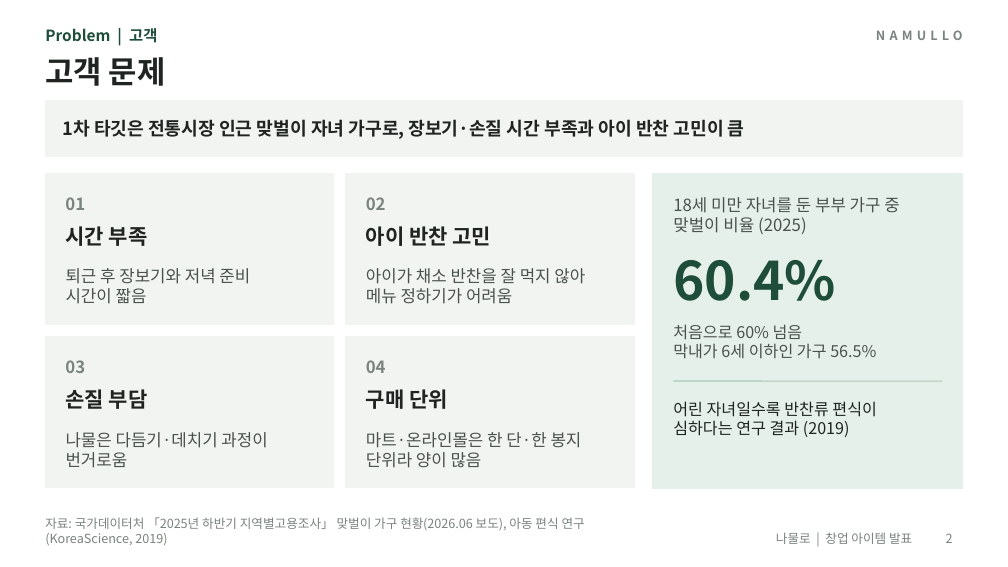
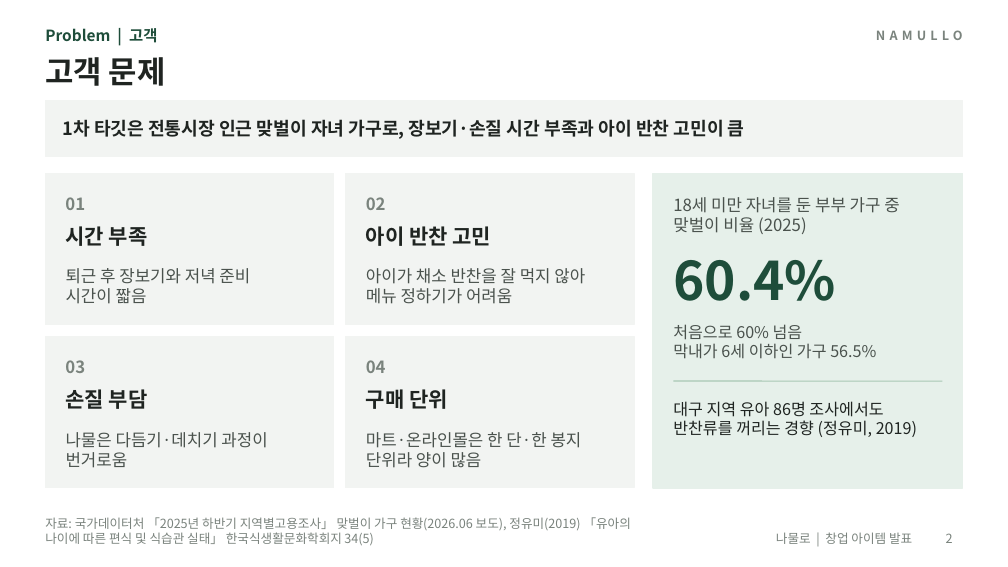
Before and after one commit to yonghoon7153-source/Yonghoon-DEM-DFT, a slide deck: slide 2 of namul-platform/02_발표자료_나물로.pptx. Drawn at 1008x567 pixels with LibreOffice and Linux fonts; fonts in the diff are those of the drawing. Boxes give left, top, right and bottom in pixels: in the first picture for what was removed or moved away, otherwise in the second. Text is boxed around its words. In the diff, an @@ line names an element or a change of style, - is before the commit and + after.

```diff
--- a/namul-platform/02_발표자료_나물로.pptx
+++ b/namul-platform/02_발표자료_나물로.pptx
@@ text at [673, 401, 917, 437]: text changed @@
-어린 자녀일수록 반찬류 편식이
-심하다는 연구 결과 (2019)
+대구 지역 유아 86명 조사에서도
+반찬류를 꺼리는 경향 (정유미, 2019)
@@ text at [45, 517, 631, 545]: text changed @@
-자료: 국가데이터처 「2025년 하반기 지역별고용조사」 맞벌이 가구 현황(2026.06 보도), 아동 편식 연구(KoreaScience, 2019)
+자료: 국가데이터처 「2025년 하반기 지역별고용조사」 맞벌이 가구 현황(2026.06 보도), 정유미(2019) 「유아의 나이에 따른 편식 및 식습관 실태」 한국식생활문화학회지 34(5)
```
Also in this commit, not shown: 10 other slides changed, 19 other files.
